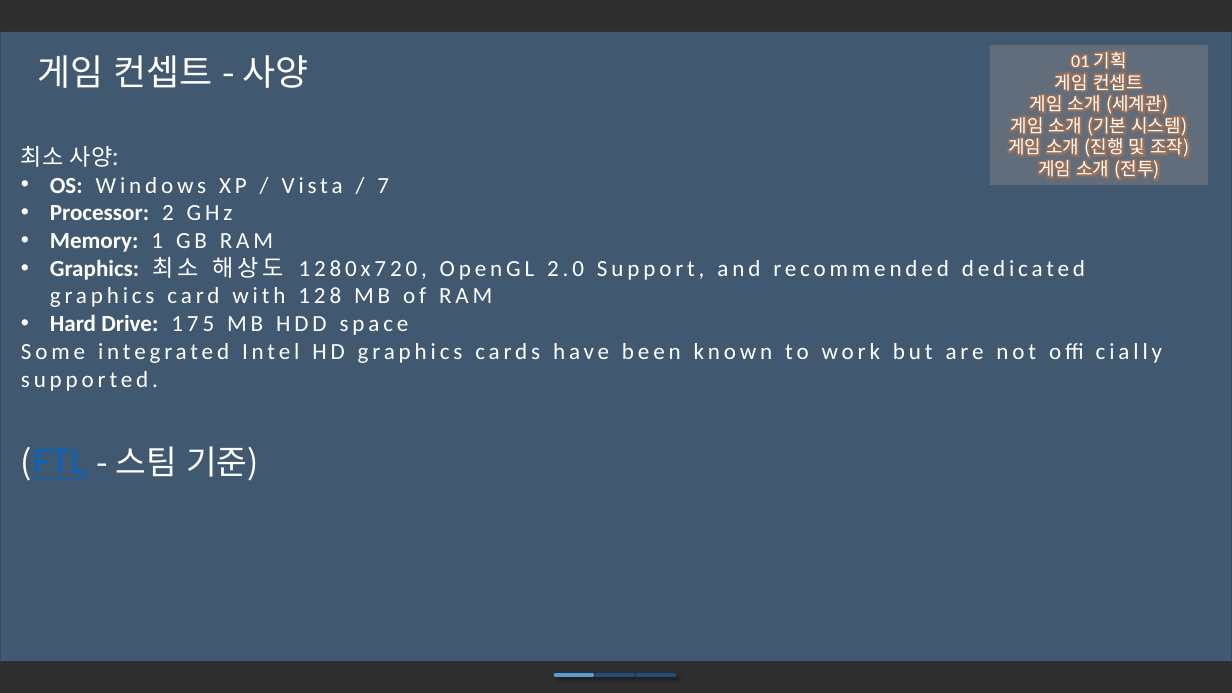
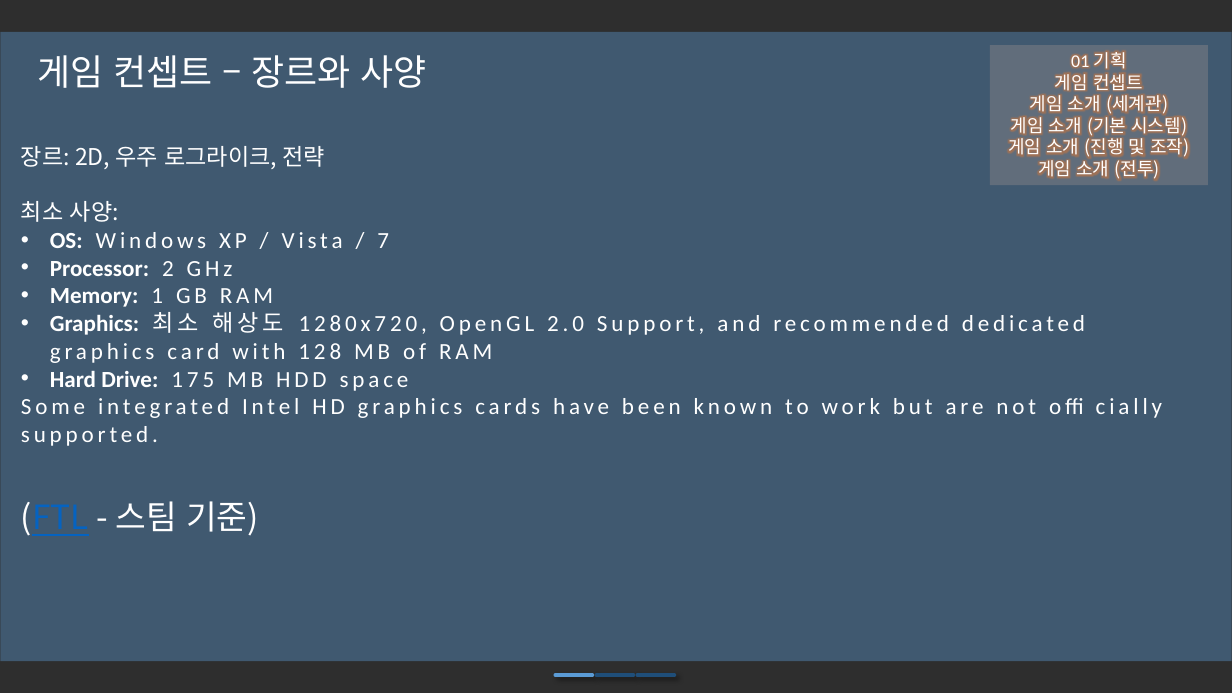
Before and after one commit to iconstudio/2017-Platformer, a slide deck: slide 5 of slides/Cosmos_20171105.pptx. Drawn at 1232x693 pixels with LibreOffice and Linux fonts; fonts in the diff are those of the drawing; background and template pictures are left out; a plain dark background stands for a picture behind light text. Boxes give left, top, right and bottom in pixels: in the first picture for what was removed or moved away, otherwise in the second. Text is boxed around its words. In the diff, an @@ line names an element or a change of style, - is before the commit and + after.

```diff
--- a/slides/Cosmos_20171105.pptx
+++ b/slides/Cosmos_20171105.pptx
@@ text at <box>37,55,427,88</box>: text changed @@
-게임 컨셉트 - 사양
+게임 컨셉트 – 장르와 사양
@@ text at <box>21,146,325,169</box>: paragraph added @@
+장르: 2D, 우주 로그라이크, 전략
```
Also in this commit, not shown: 8 other slides changed, 7 other files.
